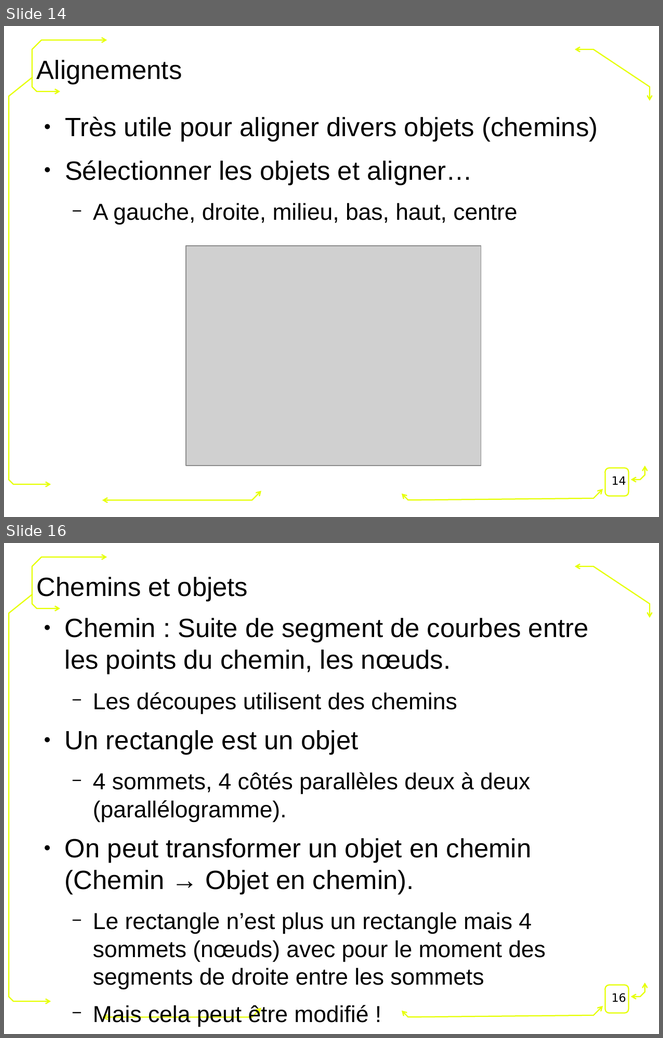
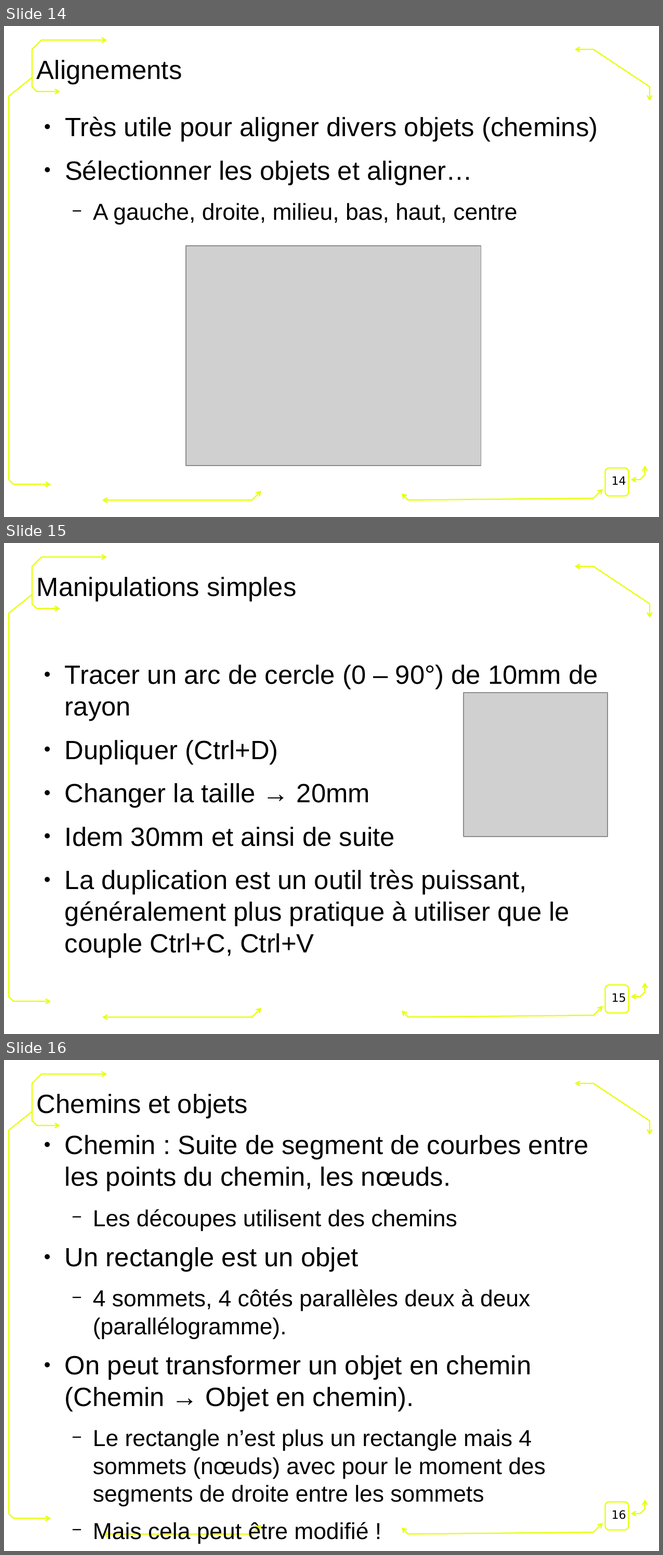
Before and after one commit to FablabLannion/Formation-Fondation-Orange, a slide deck: conception2D.odp. Shown one above the other, each under a label of ours: slides 14 and 16 before the commit, slides 14, 15 and 16 after it; the slides between them are not shown. The pictures are 663x1038 and 663x1555 pixels, drawn with LibreOffice and Linux fonts; fonts in the diff are those of the drawing; grey boxes stand for pictures; background and template pictures are left out. Boxes give left, top, right and bottom in pixels: in the first picture for what was removed or moved away, otherwise in the second. Text is boxed around its words. In the diff, an @@ line names an element or a change of style, - is before the commit and + after.

```diff
--- a/conception2D.odp
+++ b/conception2D.odp
@@ slide 15 added at (4, 543, 659, 1034), background #FFFFFF; not listed: 7 template elements that a slide beside it also shows @@
@@ title added at (37, 577, 296, 601), 32 pt, text #000000 @@
+Manipulations simples
@@ text added at (65, 665, 598, 956), 32 pt, text #000000 @@
+● Tracer un arc de cercle (0 – 90°) de 10mm de rayon
+● Dupliquer (Ctrl+D)
+● Changer la taille → 20mm
+● Idem 30mm et ainsi de suite
+● La duplication est un outil très puissant, généralement plus pratique à utiliser que le couple Ctrl+C, Ctrl+V
@@ picture added at (464, 693, 608, 837) @@
@@ page number added at (612, 993, 626, 1003), 14 pt, text #000000 @@
+15
```
Also in this commit, not shown: 7 slides changed, 6 other slides added, 1 slide removed, 2 other files.
